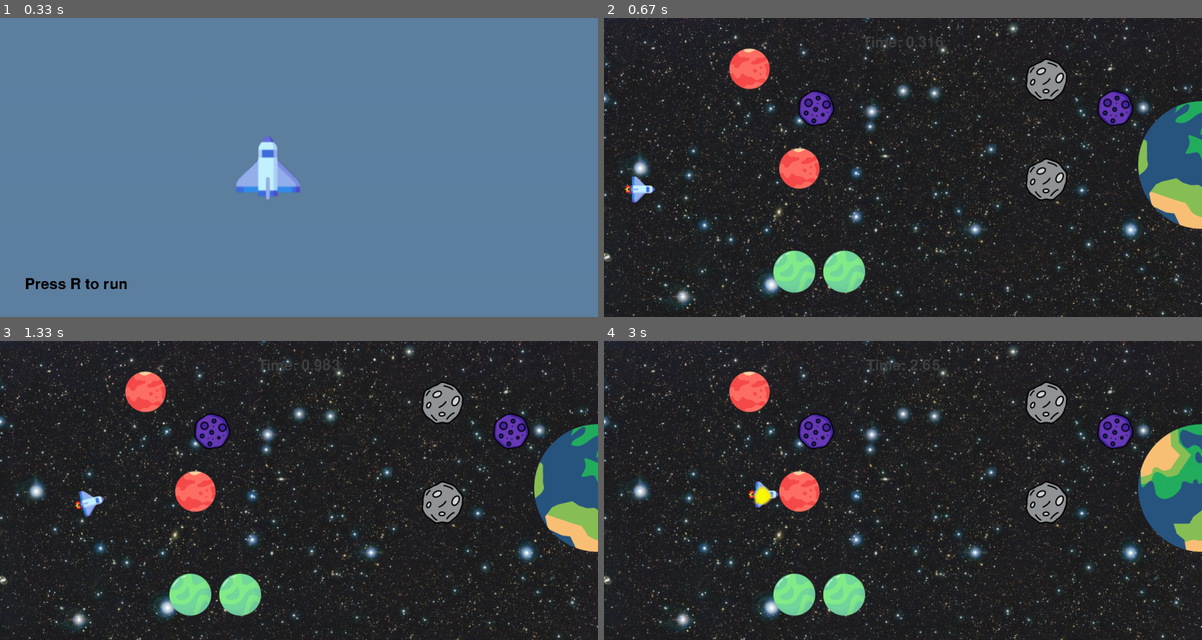
Above: before the commit, frames 1-4 (two rows, left to right).
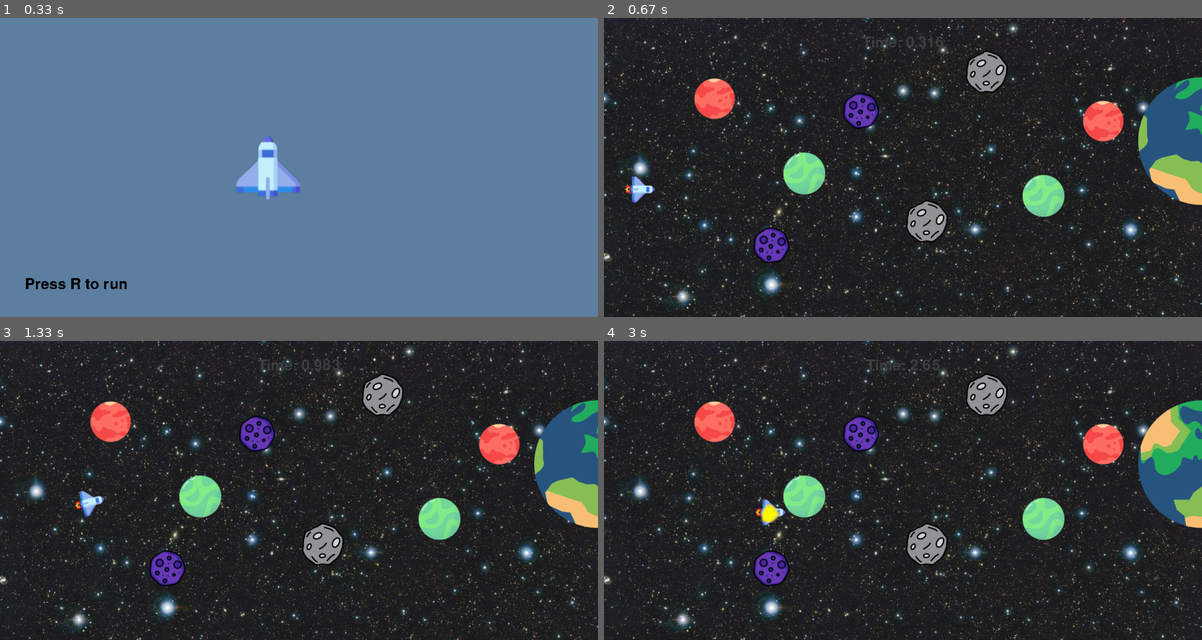
Above: after the commit, the same moments.

Repository: sandarusahan/AI-Principles---Pygame
Game: pygame game, started from aip_agent.py
The game is run twice, just before and just after one commit, with the same random seed, the same clock (stepped at 60 frames per second) and the same inputs.
Inputs:
- Up to frame 1 (0.33 s): no input
- Up to frame 2 (0.67 s): tap R at 0.33 s
- Up to frame 3 (1.33 s): hold Right 0.67-1.13 s; hold Up from 1.17 s (still down)
- Up to frame 4 (3 s): release Up at 1.47 s; hold Right 1.5-1.97 s; hold Left 2-2.53 s; hold Down 2.57-2.87 s

Frame 1 is identical in both runs. In frame 2, 13% of the frame differs, in the area x 15-100%, y 10-92%; in frame 3, 13%; in frame 4, 14%.

Commit message:
bug fixes and collision accuracy improvements

Diff:
--- a/aip_agent.py
+++ b/aip_agent.py
@@ -11,9 +11,8 @@
     return current_time
 
 
-def collided(player, obs_rect):
-    # for obs_rect in obs_rects:
-    if player.colliderect(obs_rect):
+def collided(player_mask, obs_mask, offset):
+    if player_mask.overlap(obs_mask, offset):
         return True
     else:
         return False
@@ -80,7 +79,7 @@
     player_move_std()
     player_agnt_rect.x = 0
     player_agnt_rect.y = random.randint(150, 450)
-    earth_rect.y = random.randint(50, screen_h-50)
+    earth_rect.y = random.randint(50, screen_h-256)
     stat_velo = 2
     explosion_animation((screen_w+100, screen_h+100))
     start_time = pygame.time.get_ticks()
@@ -90,6 +89,21 @@
     display_time_score = 0
 
 
+def create_obstacle(image, cordinates):
+    surface = pygame.image.load(image).convert_alpha()
+    rect = surface.get_rect(topleft=(cordinates))
+    mask = pygame.mask.from_surface(surface)
+
+    return (surface, rect, mask)
+
+
+def calc_offset(player_rect, obs_rect):
+    offset_X = obs_rect.x - (player_rect.x)
+    offset_Y = obs_rect.y - (player_rect.y)
+
+    return (offset_X, offset_Y)
+
+
 # Intialize the pygame
 pygame.init()
 clock = pygame.time.Clock()
@@ -111,21 +125,15 @@
 background = pygame.image.load('space_bak2.png').convert()
 
 # Obstacles
-obs_plnt = pygame.image.load('planet.png').convert_alpha()
-obs_plnt_rect = obs_plnt.get_rect(topleft=(350, 260))
-obs_plnt_rect1 = obs_plnt.get_rect(topleft=(250, 60))
-obs_plnt1 = pygame.image.load('planet_1.png').convert_alpha()
-obs_plnt1_rect = obs_plnt.get_rect(topleft=(440, 467))
-obs_plnt1_rect1 = obs_plnt.get_rect(topleft=(340, 467))
-obs_ast = pygame.image.load('asteroid.png').convert_alpha()
-obs_ast_rect = obs_plnt.get_rect(topleft=(840, 276))
-obs_ast_rect1 = obs_plnt.get_rect(topleft=(840, 76))
-obs_ast1 = pygame.image.load('asteroid_1.png').convert_alpha()
-obs_ast1_rect = obs_plnt.get_rect(topleft=(990, 145))
-obs_ast1_rect1 = obs_plnt.get_rect(topleft=(390, 145))
-
-obs_list = [obs_plnt_rect, obs_plnt_rect1, obs_plnt1_rect, obs_plnt1_rect1,
-            obs_ast_rect, obs_ast_rect1, obs_ast1_rect, obs_ast1_rect1]
+obs_plnt_1 = create_obstacle('planet.png', (screen_w*0.15, screen_h*0.2))
+obs_plnt_2 = create_obstacle('planet.png', (screen_w*0.8, screen_h*0.275))
+obs_plnt_3 = create_obstacle('planet_1.png', (screen_w*0.3, screen_h*0.450))
+obs_plnt_4 = create_obstacle('planet_1.png', (screen_w*0.7, screen_h*0.525))
+obs_ast_1 = create_obstacle('asteroid.png', (screen_w*0.5, screen_h*0.6))
+obs_ast_2 = create_obstacle('asteroid.png', (screen_w*0.6, screen_h*0.1))
+obs_ast_3 = create_obstacle('asteroid_1.png', (screen_w*0.25, screen_h*0.7))
+obs_ast_4 = create_obstacle('asteroid_1.png', (screen_w*0.4, screen_h*0.25))
+
 # Goal
 earth_index = 0
 earth1 = pygame.image.load('earth.png').convert_alpha()
@@ -134,6 +142,7 @@
 earth = earth_ani[earth_index]
 earth_rect = earth.get_rect(
     center=((screen_w), random.randint(256, screen_h-256)))
+earth_mask = pygame.mask.from_surface(earth)
 
 # Player
 playerX = 10
@@ -149,6 +158,8 @@
 
 player_agnt = player_std
 player_agnt_rect = player_agnt.get_rect(center=(playerX, playerY))
+
+player_agent_mask = pygame.mask.from_surface(player_agnt)
 
 # End Screen
 player_agnt_up = pygame.image.load('spacecraft.png').convert_alpha()
@@ -190,14 +201,14 @@
     screen.blit(background, (0, 0))
 
     # Obstacles
-    screen.blit(obs_ast, obs_ast_rect)
-    screen.blit(obs_ast, obs_ast_rect1)
-    screen.blit(obs_ast1, obs_ast1_rect)
-    screen.blit(obs_ast1, obs_ast1_rect1)
-    screen.blit(obs_plnt, obs_plnt_rect)
-    screen.blit(obs_plnt, obs_plnt_rect1)
-    screen.blit(obs_plnt1, obs_plnt1_rect)
-    screen.blit(obs_plnt1, obs_plnt1_rect1)
+    screen.blit(obs_ast_1[0], obs_ast_1[1])
+    screen.blit(obs_ast_2[0], obs_ast_2[1])
+    screen.blit(obs_ast_3[0], obs_ast_3[1])
+    screen.blit(obs_ast_4[0], obs_ast_4[1])
+    screen.blit(obs_plnt_1[0], obs_plnt_1[1])
+    screen.blit(obs_plnt_2[0], obs_plnt_2[1])
+    screen.blit(obs_plnt_3[0], obs_plnt_3[1])
+    screen.blit(obs_plnt_4[0], obs_plnt_4[1])
 
     # Goal - Earth
     earth_animation()
@@ -258,15 +269,18 @@
             stat_velo = 0
             if end_screen_counter >= 30:
                 game_active = False
+
+        if not is_collided:
+            if collided(player_agent_mask, obs_plnt_1[2], calc_offset(player_agnt_rect, obs_plnt_1[1])) or collided(player_agent_mask, obs_plnt_2[2], calc_offset(player_agnt_rect, obs_plnt_2[1])) or collided(player_agent_mask, obs_plnt_3[2], calc_offset(player_agnt_rect, obs_plnt_3[1])) or collided(player_agent_mask, obs_plnt_4[2], calc_offset(player_agnt_rect, obs_plnt_4[1])) or collided(player_agent_mask, obs_ast_1[2], calc_offset(player_agnt_rect, obs_ast_1[1])) or collided(player_agent_mask, obs_ast_2[2], calc_offset(player_agnt_rect, obs_ast_2[1])) or collided(player_agent_mask, obs_ast_3[2], calc_offset(player_agnt_rect, obs_ast_3[1])) or collided(player_agent_mask, obs_ast_4[2], calc_offset(player_agnt_rect, obs_ast_4[1])):
+
+                display_time_score = time_score
                 game_message = 'Game Over - Collision'
+                is_collided = True
         if not is_collided:
-            if collided(player_agnt_rect, obs_plnt_rect) or collided(player_agnt_rect, obs_plnt_rect1) or collided(player_agnt_rect, obs_plnt1_rect) or collided(player_agnt_rect, obs_plnt1_rect1) or collided(player_agnt_rect, obs_ast_rect) or collided(player_agnt_rect, obs_ast_rect1) or collided(player_agnt_rect, obs_ast1_rect) or collided(player_agnt_rect, obs_ast1_rect1):
+            if collided(player_agent_mask, earth_mask, calc_offset(player_agnt_rect, earth_rect)):
                 display_time_score = time_score
-                is_collided = True
-
-        if collided(player_agnt_rect, earth_rect):
-            game_active = False
-            game_message = 'Goal Reached !!'
+                game_message = 'Goal Reached !!'
+                game_active = False
     else:
         screen.fill((94, 129, 162))
         screen.blit(player_agnt_up, player_agnt_up_rect)
Not shown, changed: README.md
